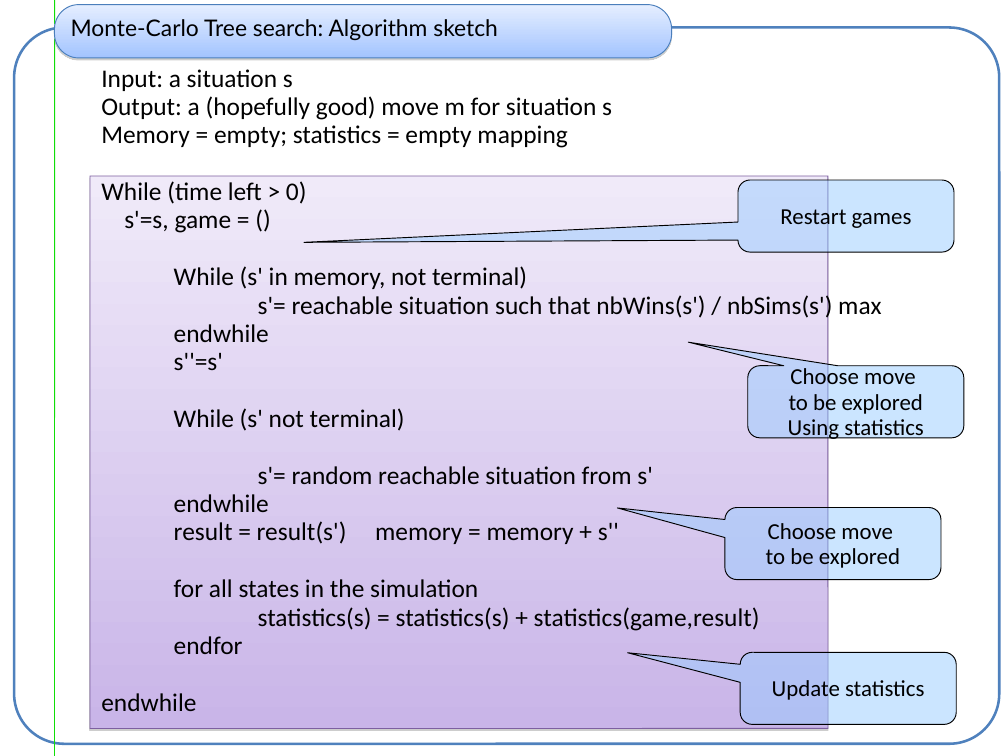
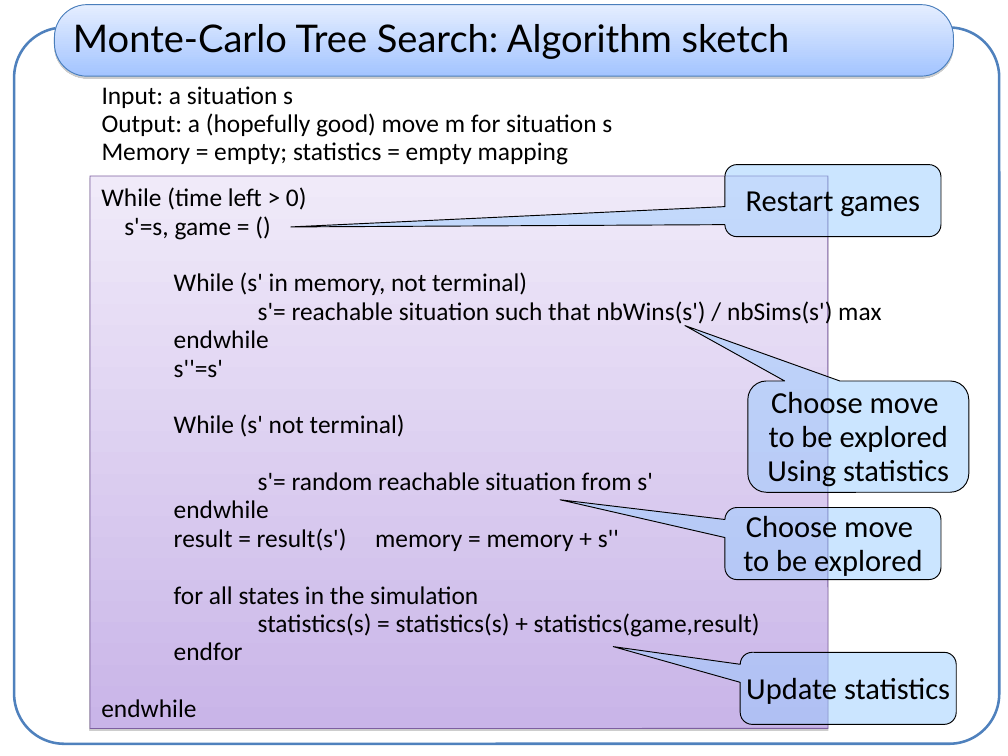
Before and after one commit to haspeleo/Android-Dev, a slide deck: slide 5 of MCTS/mcts_xp.ppt. Drawn at 1008x756 pixels with LibreOffice and Linux fonts; fonts in the diff are those of the drawing. Boxes give left, top, right and bottom in pixels: in the first picture for what was removed or moved away, otherwise in the second. Text is boxed around its words. In the diff, an @@ line names an element or a change of style, - is before the commit and + after.

```diff
--- a/MCTS/mcts_xp.ppt
+++ b/MCTS/mcts_xp.ppt
@@ rounded rectangle "Monte-Carlo Tree Search: Algorithm sketch": place and size @@
-rounded rectangle "Monte-Carlo Tree Search: Algorithm sketch" at [55,5,672,58]
+rounded rectangle "Monte-Carlo Tree Search: Algorithm sketch" at [55,5,954,76]
@@ line removed from (55, 0) to (55, 756) @@
@@ text in rounded rectangle at [73,24,790,59]: text changed; size 18 to 30 pt @@
-Monte-Carlo Tree search: Algorithm sketch
+Monte-Carlo Tree Search: Algorithm sketch
@@ text at [101,69,612,148]: paragraphs removed @@
-Input: a situation s
-Output: a (hopefully good) move m for situation s
-Memory = empty; statistics = empty mapping
@@ text added at [102,86,612,165], 20 pt, text #000000 @@
+Input: a situation s
+Output: a (hopefully good) move m for situation s
+Memory = empty; statistics = empty mapping
@@ text "While (time left > 0)": place and size @@
-text "While (time left > 0)" at [101,69,881,654]
+text "While (time left > 0)" at [101,187,881,717]
@@ rounded speech box "Restart games": place and size @@
-rounded speech box "Restart games" at [738,180,954,252]
+rounded speech box "Restart games" at [725,165,941,237]
@@ rounded speech box "Restart games" at [725,165,941,237]: size 18 to 24 pt @@
@@ size 18 to 24 pt; proportions changed in 3 elements at [725,508,941,580], [741,652,957,724], [748,381,970,493] @@
@@ rounded speech box "Choose move": place and size @@
-rounded speech box "Choose move" at [748,366,964,438]
+rounded speech box "Choose move" at [748,381,970,493]
```
Also in this commit, not shown: 9 other slides changed, 3 other files.
